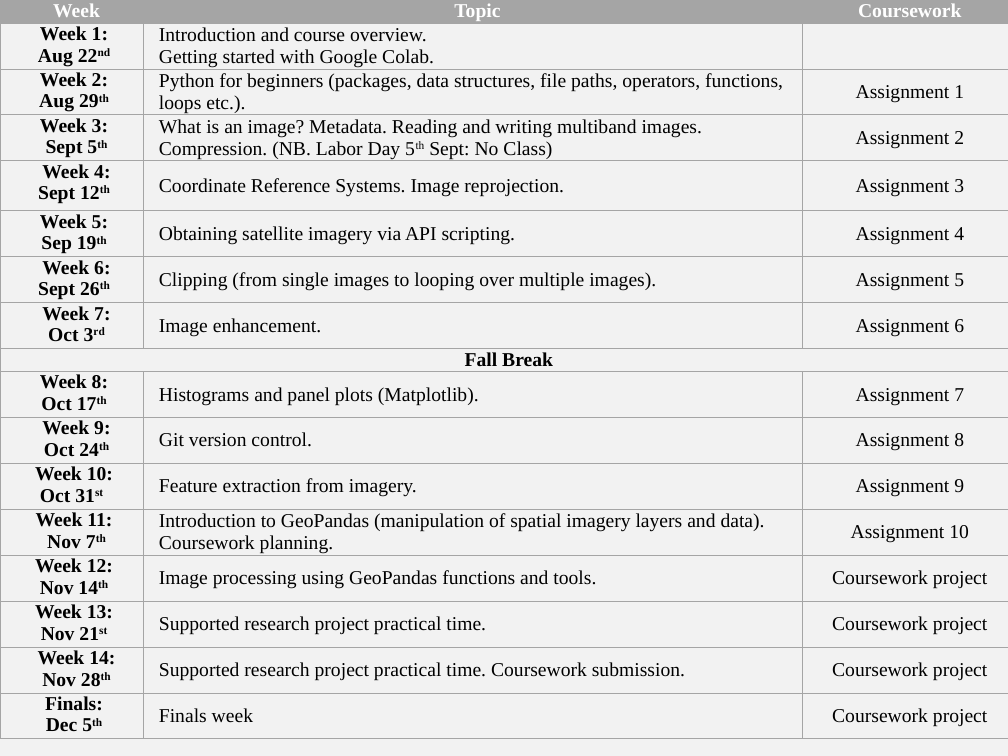
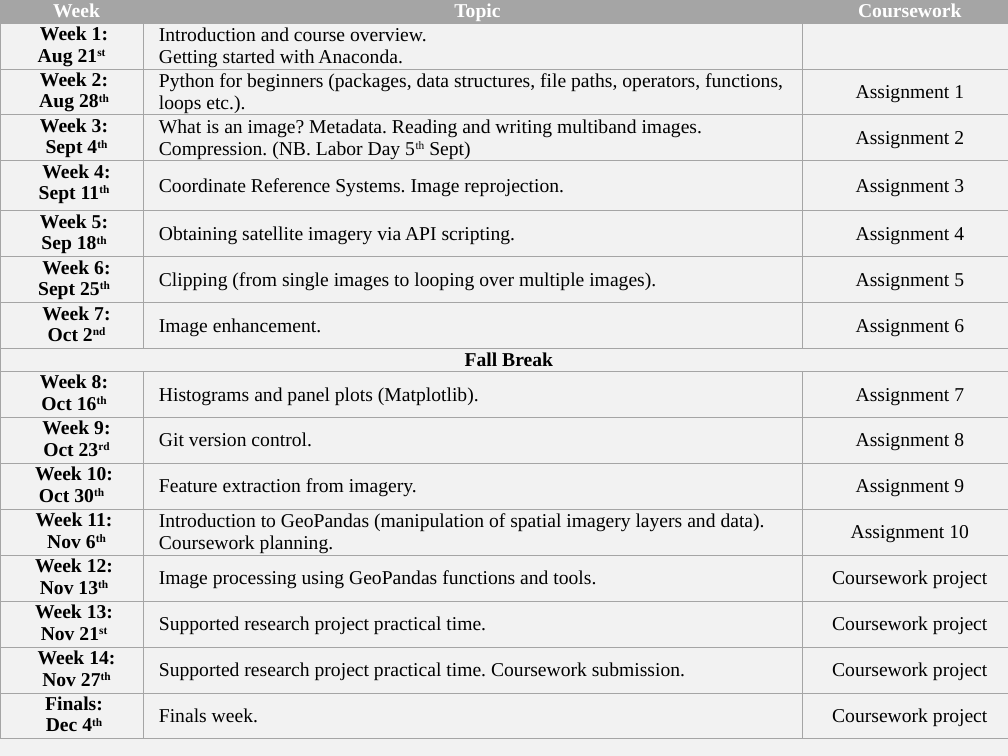
Before and after one commit to edwardoughton/satellite-image-analysis, a slide deck: slide 1 of syllabus/format.pptx. Drawn at 1008x756 pixels with LibreOffice and Linux fonts; fonts in the diff are those of the drawing. Boxes give left, top, right and bottom in pixels: in the first picture for what was removed or moved away, otherwise in the second. Text is boxed around its words. In the diff, an @@ line names an element or a change of style, - is before the commit and + after.

```diff
--- a/syllabus/format.pptx
+++ b/syllabus/format.pptx
@@ table at bbox=[0, 0, 1008, 756] @@
-row 2, column 1: Week 1: / Aug 22nd
+row 2, column 1: Week 1: / Aug 21st
-row 2, column 2: Introduction and course overview. / Getting started with Google Colab.
+row 2, column 2: Introduction and course overview. / Getting started with Anaconda.
-row 3, column 1: Week 2: / Aug 29th
+row 3, column 1: Week 2: / Aug 28th
-row 4, column 1: Week 3: / Sept 5th
+row 4, column 1: Week 3: / Sept 4th
-row 4, column 2: What is an image? Metadata. Reading and writing multiband images. Compression. (NB. Labor Day 5th Sept: No Class)
+row 4, column 2: What is an image? Metadata. Reading and writing multiband images. Compression. (NB. Labor Day 5th Sept)
-row 5, column 1: Week 4: / Sept 12th
+row 5, column 1: Week 4: / Sept 11th
-row 6, column 1: Week 5: / Sep 19th
+row 6, column 1: Week 5: / Sep 18th
-row 7, column 1: Week 6: / Sept 26th
+row 7, column 1: Week 6: / Sept 25th
-row 8, column 1: Week 7: / Oct 3rd
+row 8, column 1: Week 7: / Oct 2nd
-row 10, column 1: Week 8: / Oct 17th
+row 10, column 1: Week 8: / Oct 16th
-row 11, column 1: Week 9: / Oct 24th
+row 11, column 1: Week 9: / Oct 23rd
-row 12, column 1: Week 10: / Oct 31st
+row 12, column 1: Week 10: / Oct 30th
-row 13, column 1: Week 11: / Nov 7th
+row 13, column 1: Week 11: / Nov 6th
-row 14, column 1: Week 12: / Nov 14th
+row 14, column 1: Week 12: / Nov 13th
-row 16, column 1: Week 14: / Nov 28th
+row 16, column 1: Week 14: / Nov 27th
-row 17, column 1: Finals: / Dec 5th
+row 17, column 1: Finals: / Dec 4th
-row 17, column 2: Finals week
+row 17, column 2: Finals week.
```
Also in this commit, not shown: 6 other files.
